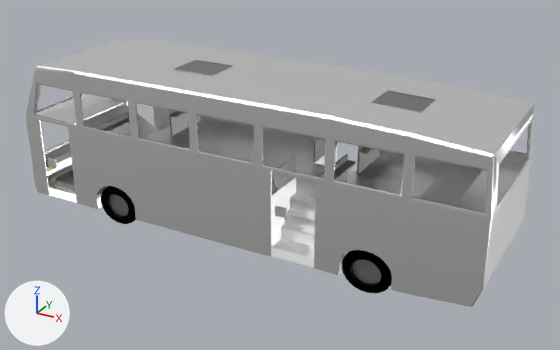
An edit to the FBX model Assets/Models/FireTruck/bus_0418.fbx, drawn before and after from the same camera.
One viewpoint serves both versions: a camera (50 mm lens) standing at (32.3, -57.3, 28.1) and looking at (0.7, 0.2, -0.7). Lighting does not change. The marker at lower left points along +X, +Y and +Z. Where no turn or scale is listed for an object, it has been applied to the vertices.

Objects in the first picture: 'busbody', 'ex_gate', 'ex_gate001'.
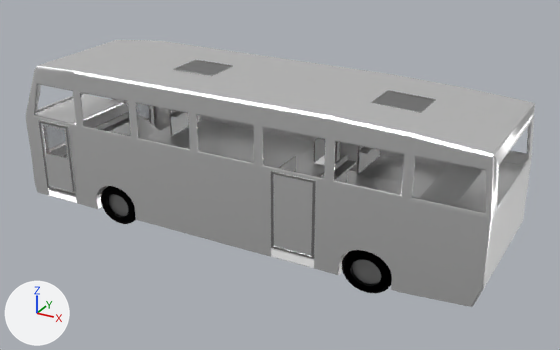
Commit message: bus_物件修復_分離

What differs and where, as boxes [x1, y1, x2, y2] in the pictures (560 x 350 px):
```json
{"object": "left_back_door", "change": "added", "after": [271, 171, 316, 259], "faces in mat_busbody_004 (white #ffffff)": [274, 174, 313, 256], "faces in mat_body_006 (grey #9e9e9e)": [271, 171, 316, 259]}
{"object": "left_front_door", "change": "added", "after": [39, 120, 76, 195], "faces in mat_busbody_004 (white #ffffff)": [41, 123, 73, 192], "faces in mat_body_006 (grey #9e9e9e)": [39, 120, 76, 195]}
{"object": "glass_04", "change": "added", "after": [43, 125, 68, 159]}
{"object": "right_back_door", "change": "added", "after": [335, 142, 358, 172], "faces in mat_busbody_004 (white #ffffff)": [339, 142, 358, 172]}
{"object": "glass_03", "change": "added", "after": [136, 103, 149, 120]}
{"object": "right_front_door", "change": "added", "after": [124, 101, 155, 126]}
```

Scene script edits in JSON lines:
```json
{"op": "add", "block": "mat_material__217", "code": ["mat_material__217 = principled_material('Material #217')", "mat_material__217.base_color = (0.5, 0.5, 0.5)  # grey #bcbcbc", "mat_material__217.metallic = 1.0", "mat_material__217.roughness = 0.553", "mat_material__217.alpha = 0.4"]}
{"op": "add", "block": "me_mesh_088", "code": ["me_mesh_088 = bpy.data.meshes.new('Mesh.088')", "me_mesh_088.from_pydata(...)  # 78 vertices, 156 faces; spans x -22.14..-18.48, y 5.9..6.65, z -4.3..2.84", "# faces by material slot: [48, 108]", "me_mesh_088.materials.append(mat_busbody_004)  # white #ffffff", "me_mesh_088.materials.append(mat_body_006)  # grey #9e9e9e"]}
{"op": "add", "block": "me_mesh_086", "code": ["me_mesh_086 = bpy.data.meshes.new('Mesh.086')", "me_mesh_086.from_pydata(...)  # 78 vertices, 156 faces; spans x -22.14..-18.48, y -6.61..-5.86, z -4.3..2.84", "# faces by material slot: [48, 108]", "me_mesh_086.materials.append(mat_busbody_004)  # white #ffffff", "me_mesh_086.materials.append(mat_body_006)  # grey #9e9e9e"]}
{"op": "add", "block": "me_mesh_085", "code": ["me_mesh_085 = bpy.data.meshes.new('Mesh.085')", "me_mesh_085.from_pydata(...)  # 40 vertices, 38 faces; spans x 3.49..7.58, y -6.52..-5.76, z -4.32..2.83", "# faces by material slot: [1, 1, 36]", "me_mesh_085.materials.append(mat_material__27_001)", "me_mesh_085.materials.append(mat_busbody_004)  # white #ffffff", "me_mesh_085.materials.append(mat_body_006)  # grey #9e9e9e"]}
{"op": "add", "block": "me_mesh_087", "code": ["me_mesh_087 = bpy.data.meshes.new('Mesh.087')", "me_mesh_087.from_pydata(...)  # 40 vertices, 38 faces; spans x 3.49..7.58, y 5.93..6.69, z -4.32..2.83", "# faces by material slot: [2, 36]", "me_mesh_087.materials.append(mat_busbody_004)  # white #ffffff", "me_mesh_087.materials.append(mat_body_006)  # grey #9e9e9e"]}
{"op": "add", "block": "me_mesh_065", "code": ["me_mesh_065 = bpy.data.meshes.new('Mesh.065')", "me_mesh_065.from_pydata(...)  # a box spanning x 2.16..5.16, y 6.57..6.63, z -0.74..2.35", "me_mesh_065.materials.append(mat_material__217)  # grey #bcbcbc"]}
{"op": "add", "block": "me_mesh_055", "code": ["me_mesh_055 = bpy.data.meshes.new('Mesh.055')", "me_mesh_055.from_pydata(...)  # a box spanning x 2.16..5.16, y -6.36..-6.3, z -0.74..2.35", "me_mesh_055.materials.append(mat_material__217)  # grey #bcbcbc"]}
{"op": "add", "block": "ob_right_front_door", "code": ["ob_right_front_door = bpy.data.objects.new('right_front_door', me_mesh_088)", "ob_right_front_door.location = (0.0, 0.0, 0.0)"]}
{"op": "add", "block": "ob_left_front_door", "code": ["ob_left_front_door = bpy.data.objects.new('left_front_door', me_mesh_086)", "ob_left_front_door.location = (0.0, 0.0, 0.0)"]}
{"op": "add", "block": "ob_left_back_door", "code": ["ob_left_back_door = bpy.data.objects.new('left_back_door', me_mesh_085)", "ob_left_back_door.location = (0.0, 0.0, 0.0)"]}
{"op": "add", "block": "ob_right_back_door", "code": ["ob_right_back_door = bpy.data.objects.new('right_back_door', me_mesh_087)", "ob_right_back_door.location = (0.0, 0.0, 0.0)"]}
{"op": "add", "block": "ob_glass_03", "code": ["ob_glass_03 = bpy.data.objects.new('glass_03', me_mesh_065)", "ob_glass_03.location = (-23.97, -0.12, 0.05)"]}
{"op": "add", "block": "ob_glass_04", "code": ["ob_glass_04 = bpy.data.objects.new('glass_04', me_mesh_055)", "ob_glass_04.location = (-23.97, -0.12, 0.05)"]}
```
